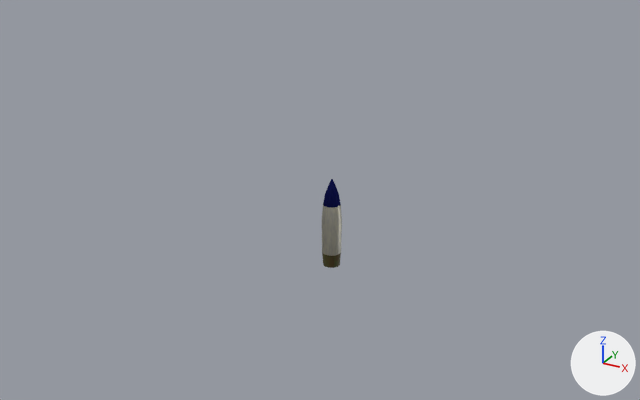
An edit to the Blender file blender/railgun-artillery-shell-body.blend, drawn before and after from the same camera.
Before and after are seen from a 50 mm camera at (31.0, -58.5, 31.1) aimed at (-0.3, -1.4, 2.6). The lights are fixed; the arrows at lower right show +X, +Y and +Z. Mesh edges are drawn as thin lines on the coarser meshes.
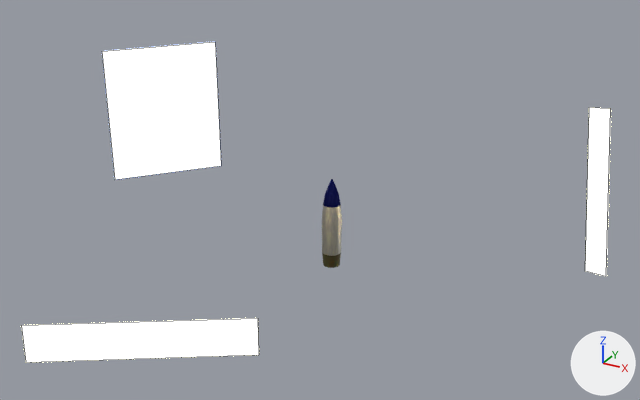
Commit message: update graphics for shells

Location of each change, (x1, y1, x2, y2) in pixels of the pictures (640 x 400 px):
'Plane.002', added
    after: (102, 42, 221, 180)
'Plane', added
    after: (21, 318, 259, 362)
'Plane.001', added
    after: (585, 108, 611, 277)

Edits to the bpy script that builds the scene:
```text
Add mat_material_001:
    mat_material_001 = principled_material('Material.001')
    mat_material_001.base_color = (0.8, 0.8, 0.8)  # white #e7e7e7
    mat_material_001.emission_color = (0.0407, 0.0519, 0.0956)  # dark blue #394057
    mat_material_001.emission_strength = 30.0
Add mat_material:
    mat_material = principled_material('Material')
    mat_material.base_color = (0.8, 0.8, 0.8)  # white #e7e7e7
    mat_material.emission_color = (1.0, 0.826, 0.275)  # yellow #ffea8f
    mat_material.emission_strength = 10.0
Add me_plane_002:
    me_plane_002.from_pydata([(-1.0, -1.0, 0.0), (1.0, -1.0, 0.0), (-1.0, 1.0, 0.0), (1.0, 1.0, 0.0)], [], [(0, 1, 3, 2)])
    me_plane_002.materials.append(mat_material_001)  # white #e7e7e7
Add me_plane_001:
    me_plane_001.from_pydata([(-1.0, -1.0, 0.0), (1.0, -1.0, 0.0), (-1.0, 1.0, 0.0), (1.0, 1.0, 0.0)], [], [(0, 1, 3, 2)])
    me_plane_001.materials.append(mat_material)  # white #e7e7e7
Add me_plane:
    me_plane.from_pydata([(-1.0, -1.0, 0.0), (1.0, -1.0, 0.0), (-1.0, 1.0, 0.0), (1.0, 1.0, 0.0)], [], [(0, 1, 3, 2)])
    me_plane.materials.append(mat_material)  # white #e7e7e7
Add ob_plane_002:
    ob_plane_002 = bpy.data.objects.new('Plane.002', me_plane_002)
    ob_plane_002.location = (-27.38, 13.24, 1.64)
    ob_plane_002.rotation_euler = (0.0, 1.57, -0.716)  # degrees (0, 90, -41)
    ob_plane_002.scale = (7.07, 5.91, 1.0)
Add ob_plane_001:
    ob_plane_001 = bpy.data.objects.new('Plane.001', me_plane_001)
    ob_plane_001.location = (18.36, 13.24, 1.64)
    ob_plane_001.rotation_euler = (-1.206, -1.316, 2.175)  # degrees (-69, -75, 125)
    ob_plane_001.scale = (7.07, 1.25, 1.0)
Add ob_plane:
    ob_plane = bpy.data.objects.new('Plane', me_plane)
    ob_plane.location = (-0.65, -23.3, 1.64)
    ob_plane.rotation_euler = (-1.66, 0.0, 0.561)  # degrees (-95, 0, 32)
    ob_plane.scale = (7.07, 1.25, 1.0)
```
